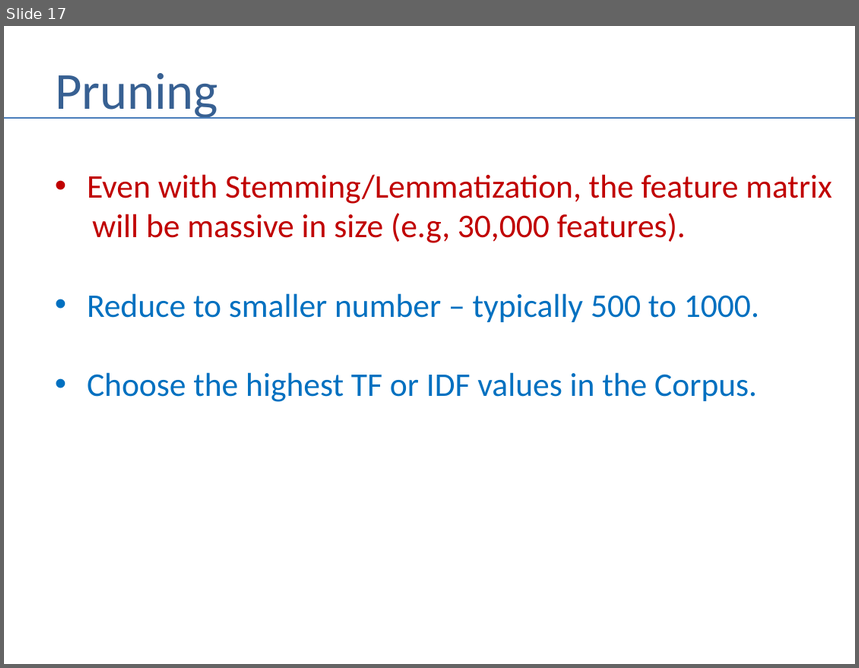
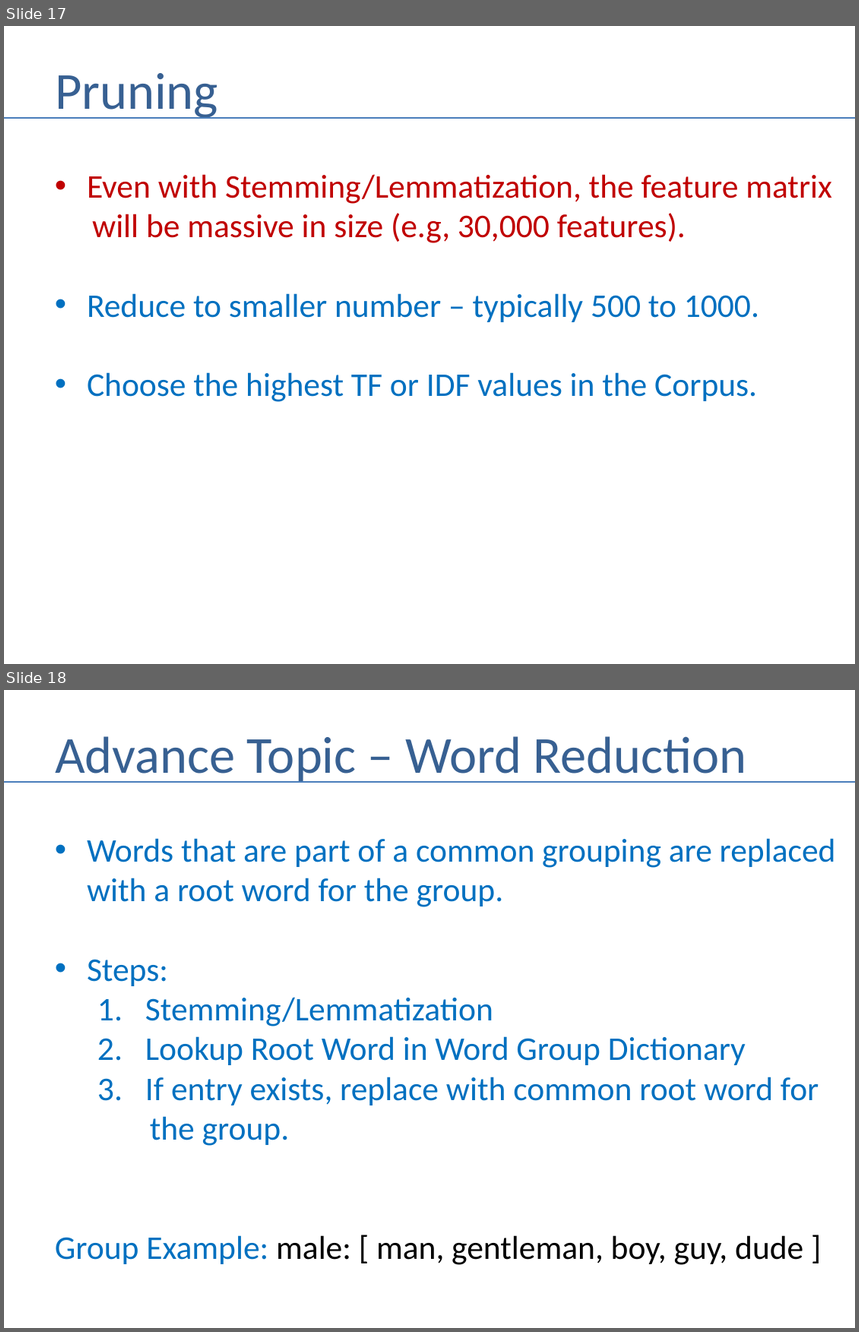
Before and after one commit to andrewferlitsch/Portland-Data-Science-Group, a slide deck: Presentations/NLP - Narrative.pptx. Shown one above the other, each under a label of ours: slide 17 before the commit, slides 17 and 18 after it. The pictures are 859x668 and 859x1332 pixels, drawn with LibreOffice and Linux fonts; fonts in the diff are those of the drawing. Boxes give left, top, right and bottom in pixels: in the first picture for what was removed or moved away, otherwise in the second. Text is boxed around its words. In the diff, an @@ line names an element or a change of style, - is before the commit and + after.

Commit message:
add word reduction to prez

```diff
--- a/Presentations/NLP - Narrative.pptx
+++ b/Presentations/NLP - Narrative.pptx
@@ slide 18 added at [4, 690, 855, 1328], background #FFFFFF @@
@@ title added at [55, 736, 747, 783], 44 pt, text #376092 @@
+Advance Topic – Word Reduction
@@ line added from (4, 782) to (855, 782), #4B7EBC 1.5 pt @@
@@ text added at [55, 838, 836, 1265], 28 pt, text #0070C0 @@
+• Words that are part of a common grouping are replaced
+  with a root word for the group.
+• Steps:
+  1. Stemming/Lemmatization
+  2. Lookup Root Word in Word Group Dictionary
+  3. If entry exists, replace with common root word for
+  the group.
+Group Example: male: [ man, gentleman, boy, guy, dude ]
```
Also in this commit, not shown: 1 slide changed, 2 other slides added.
